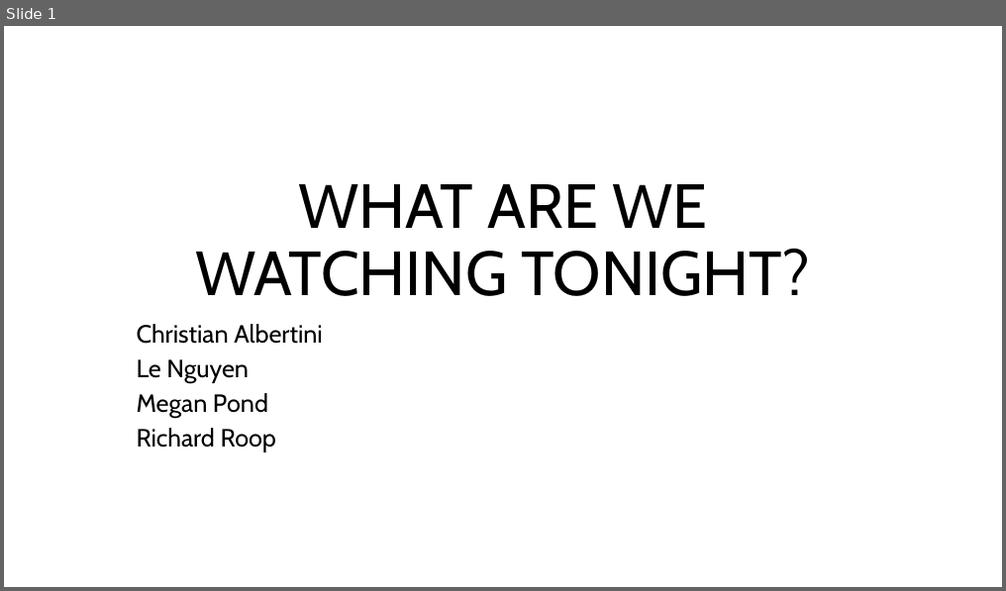
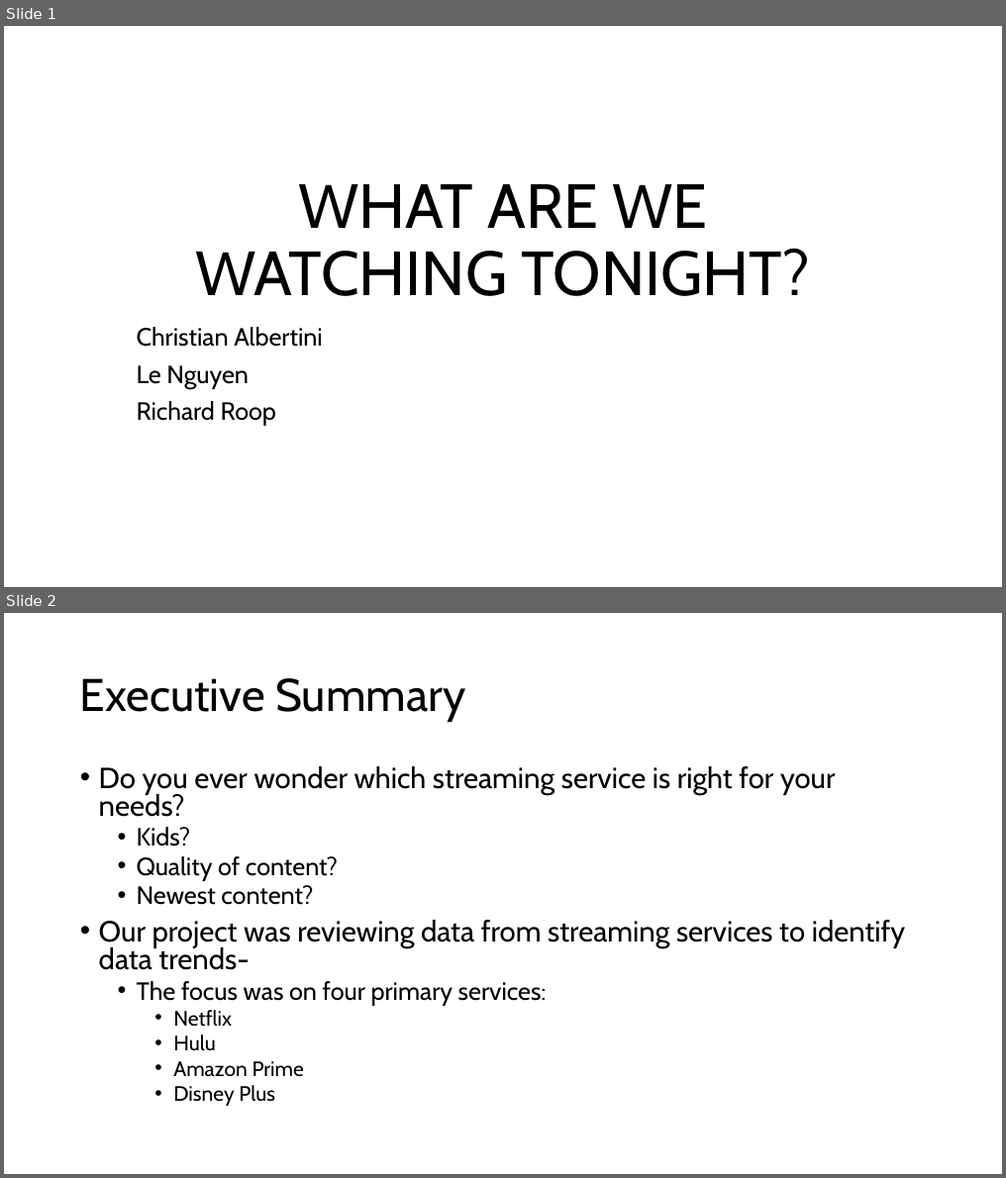
Before and after one commit to Christian-Albertini/UNC-Project-1, a slide deck: what_are_we_watching_tonight.pptx. Shown one above the other, each under a label of ours: slide 1 before the commit, slides 1 and 2 after it. The pictures are 1006x591 and 1006x1178 pixels, drawn with LibreOffice and Linux fonts; fonts in the diff are those of the drawing. Boxes give left, top, right and bottom in pixels: in the first picture for what was removed or moved away, otherwise in the second. Text is boxed around its words. In the diff, an @@ line names an element or a change of style, - is before the commit and + after.

```diff
--- a/what_are_we_watching_tonight.pptx
+++ b/what_are_we_watching_tonight.pptx
@@ slide 2 added at bbox=[4, 613, 1002, 1174], background #FFFFFF @@
@@ title added at bbox=[80, 678, 465, 722], 44 pt, text #000000 @@
+Executive Summary
@@ text added at bbox=[99, 766, 905, 1106], 28 pt, text #000000 @@
+• Do you ever wonder which streaming service is right for your needs?
+  • Kids?
+  • Quality of content?
+  • Newest content?
+• Our project was reviewing data from streaming services to identify data trends-
+  • The focus was on four primary services:
+    • Netflix
+    • Hulu
+    • Amazon Prime
+    • Disney Plus
@@ slide 1 changed as well @@
@@ subtitle "Christian Albertini" at bbox=[137, 327, 322, 426]: line spacing 0.8 to 0.9 @@
@@ subtitle at bbox=[137, 393, 268, 418]: paragraph removed @@
-Megan Pond
```
Also in this commit, not shown: 12 other slides added, 1 slide removed.
